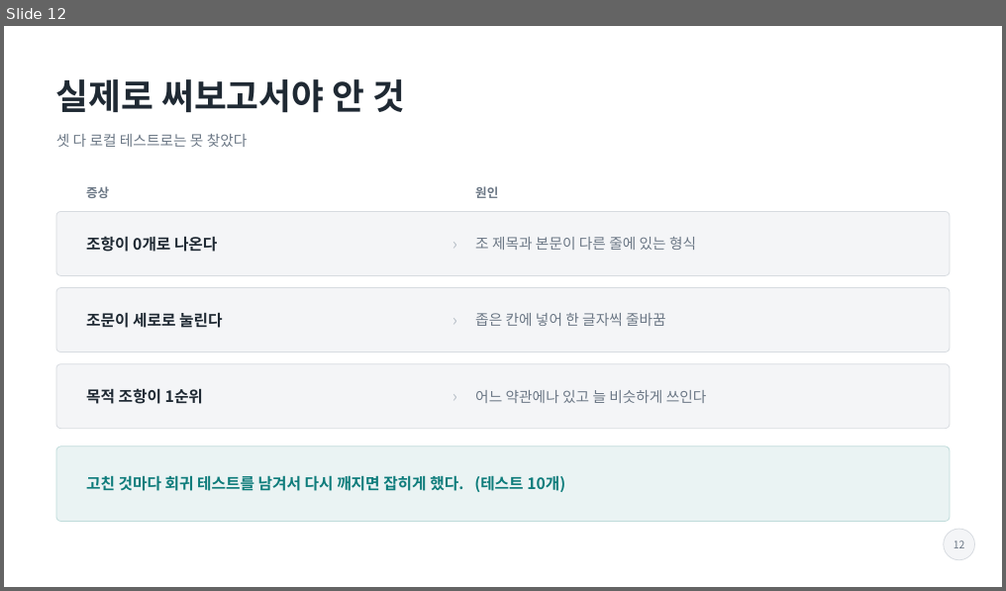
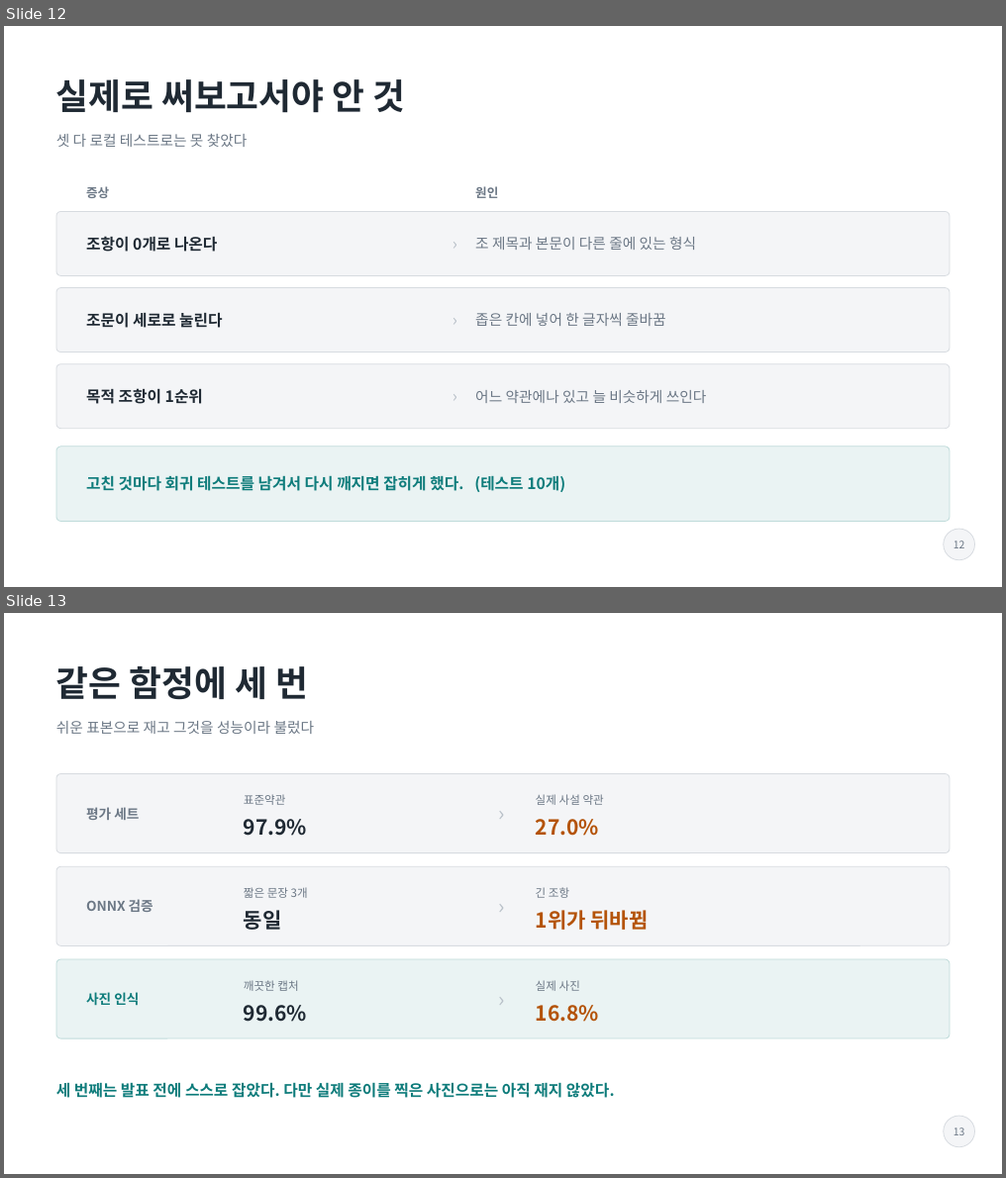
Before and after one commit to ASYNCGUY-dot/contract-lens, a slide deck: docs/계약서돋보기_발표_최지수.pptx. Shown one above the other, each under a label of ours: slide 12 before the commit, slides 12 and 13 after it. The pictures are 1006x591 and 1006x1178 pixels, drawn with LibreOffice and Linux fonts; fonts in the diff are those of the drawing. Boxes give left, top, right and bottom in pixels: in the first picture for what was removed or moved away, otherwise in the second. Text is boxed around its words. In the diff, an @@ line names an element or a change of style, - is before the commit and + after.

```diff
--- a/docs/계약서돋보기_발표_최지수.pptx
+++ b/docs/계약서돋보기_발표_최지수.pptx
@@ slide 13 added at [4,613,1002,1174], background #FFFFFF @@
@@ text added at [56,666,308,700], 34 pt, text #1F2933, bold @@
+같은 함정에 세 번
@@ text added at [56,721,315,734], 14 pt, text #6B7785 @@
+쉬운 표본으로 재고 그것을 성능이라 불렀다
@@ rounded rectangle added at [56,774,949,854], fill #F4F5F7, outline #D7DBE0 0.75 pt @@
@@ text added at [483,774,521,854], 20 pt, text #B8C0C8 @@
+›
@@ text added at [86,807,139,820], 13 pt, text #6B7785, bold @@
+평가 세트
@@ text added at [244,794,286,805], 11 pt, text #6B7785 @@
+표준약관
@@ text added at [244,819,307,836], 20 pt, text #1F2933, bold @@
+97.9%
@@ text added at [536,794,604,805], 11 pt, text #6B7785 @@
+실제 사설 약관
@@ text added at [536,819,599,836], 20 pt, text #B45309, bold @@
+27.0%
@@ rounded rectangle added at [56,866,949,947], fill #F4F5F7, outline #D7DBE0 0.75 pt @@
@@ text added at [483,866,521,947], 20 pt, text #B8C0C8 @@
+›
@@ text added at [86,899,153,912], 13 pt, text #6B7785, bold @@
+ONNX 검증
@@ text added at [244,887,308,898], 11 pt, text #6B7785 @@
+짧은 문장 3개
@@ text added at [536,887,569,898], 11 pt, text #6B7785 @@
+긴 조항
@@ text added at [244,910,282,930], 20 pt, text #1F2933, bold @@
+동일
@@ text added at [536,910,648,930], 20 pt, text #B45309, bold @@
+1위가 뒤바뀜
@@ rounded rectangle added at [56,959,949,1039], fill #EAF3F3, outline #BFDBDA 0.75 pt @@
@@ text added at [483,959,521,1039], 20 pt, text #B8C0C8 @@
+›
@@ text added at [86,992,139,1006], 13 pt, text #0E7C7B, bold @@
+사진 인식
@@ text added at [244,980,298,991], 11 pt, text #6B7785 @@
+깨끗한 캡처
@@ text added at [536,980,580,991], 11 pt, text #6B7785 @@
+실제 사진
@@ text added at [244,1005,307,1022], 20 pt, text #1F2933, bold @@
+99.6%
@@ text added at [536,1005,599,1022], 20 pt, text #B45309, bold @@
+16.8%
@@ text added at [56,1082,615,1098], 15 pt, text #0E7C7B, bold @@
+세 번째는 발표 전에 스스로 잡았다. 다만 실제 종이를 찍은 사진으로는 아직 재지 않았다.
@@ ellipse added at [944,1116,975,1148], fill #F4F5F7, outline #D7DBE0 0.75 pt @@
@@ text added at [953,1128,965,1136], 10 pt, text #6B7785 @@
+13
```
Also in this commit, not shown: 3 slides changed, 4 other files.
